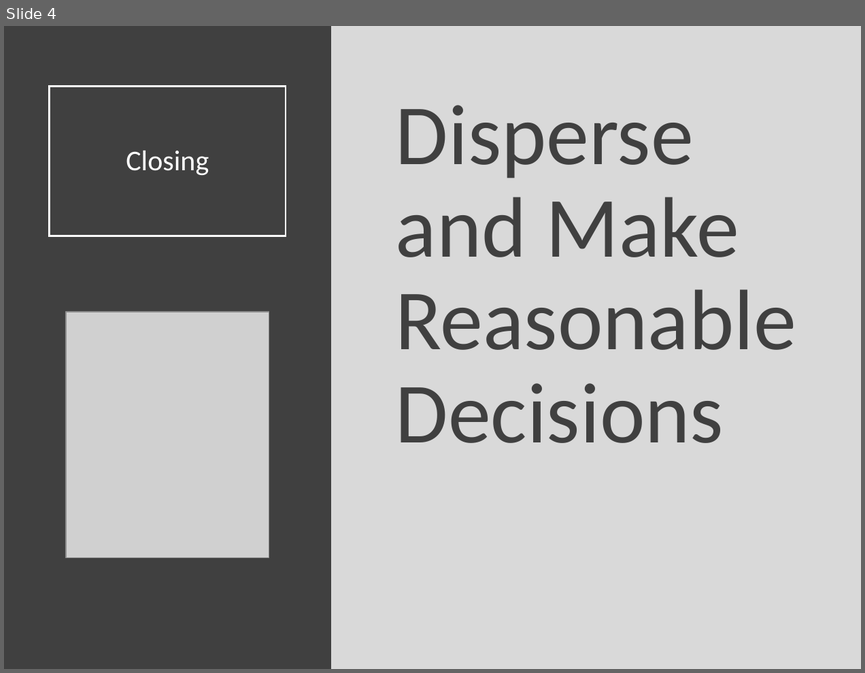
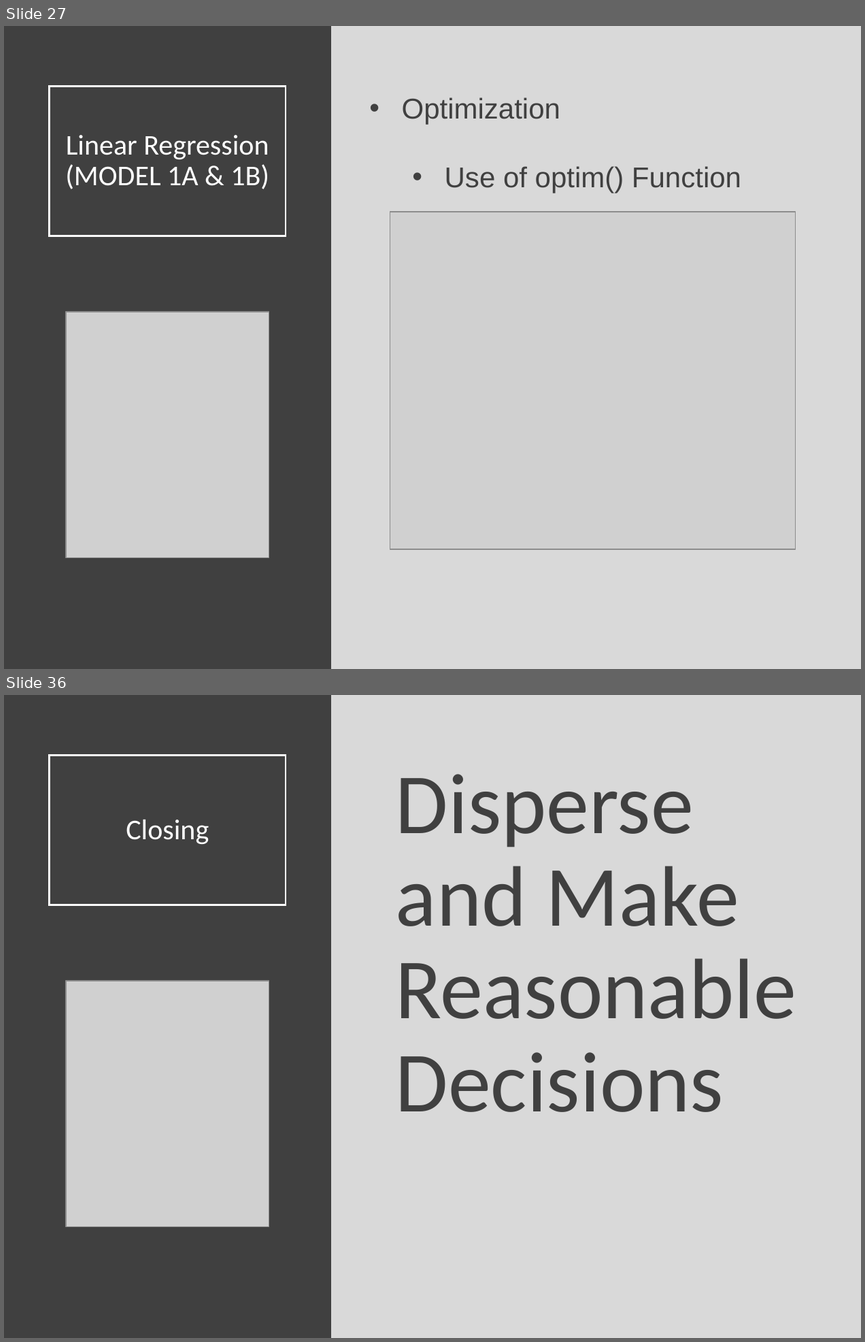
Before and after one commit to Yixf-Self/STOR320_WEBSITE, a slide deck: Lecture/Lecture 22/Lecture 22.pptx. Shown one above the other, each under a label of ours: slide 4 before the commit, slides 27 and 36 after it; the slides between them are not shown. The pictures are 865x673 and 865x1342 pixels, drawn with LibreOffice and Linux fonts; fonts in the diff are those of the drawing; grey boxes stand for pictures. Boxes give left, top, right and bottom in pixels: in the first picture for what was removed or moved away, otherwise in the second. Text is boxed around its words. In the diff, an @@ line names an element or a change of style, - is before the commit and + after.

```diff
--- a/Lecture/Lecture 22/Lecture 22.pptx
+++ b/Lecture/Lecture 22/Lecture 22.pptx
@@ slide 27 added at (4, 26, 861, 669), background #D9D9D9 @@
@@ rectangle added at (4, 26, 331, 669), fill #404040 @@
@@ title added at (50, 86, 286, 236), outline #FFFFFF 1.5 pt, 24 pt, text #FFFFFF @@
+Linear Regression
+(MODEL 1A & 1B)
@@ text added at (402, 97, 741, 193), 24 pt, text #404040 @@
+• Optimization
+  • Use of optim() Function
@@ picture added at (390, 212, 795, 550) @@
@@ picture added at (66, 312, 269, 557) @@
@@ what was slide 4 is now slide 36 @@
```
Also in this commit, not shown: 3 slides changed, 31 other slides added, 5 other files.
